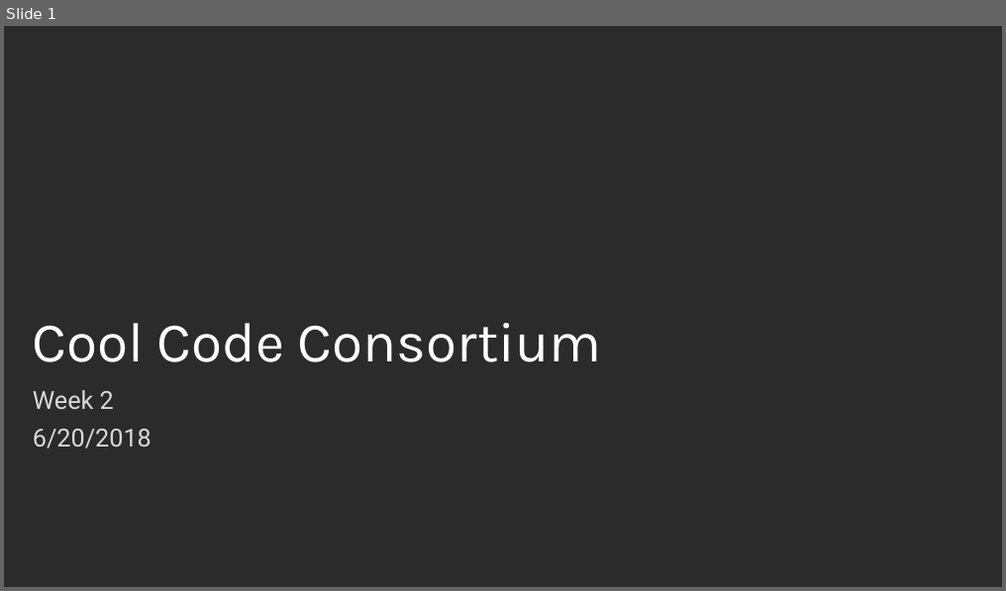
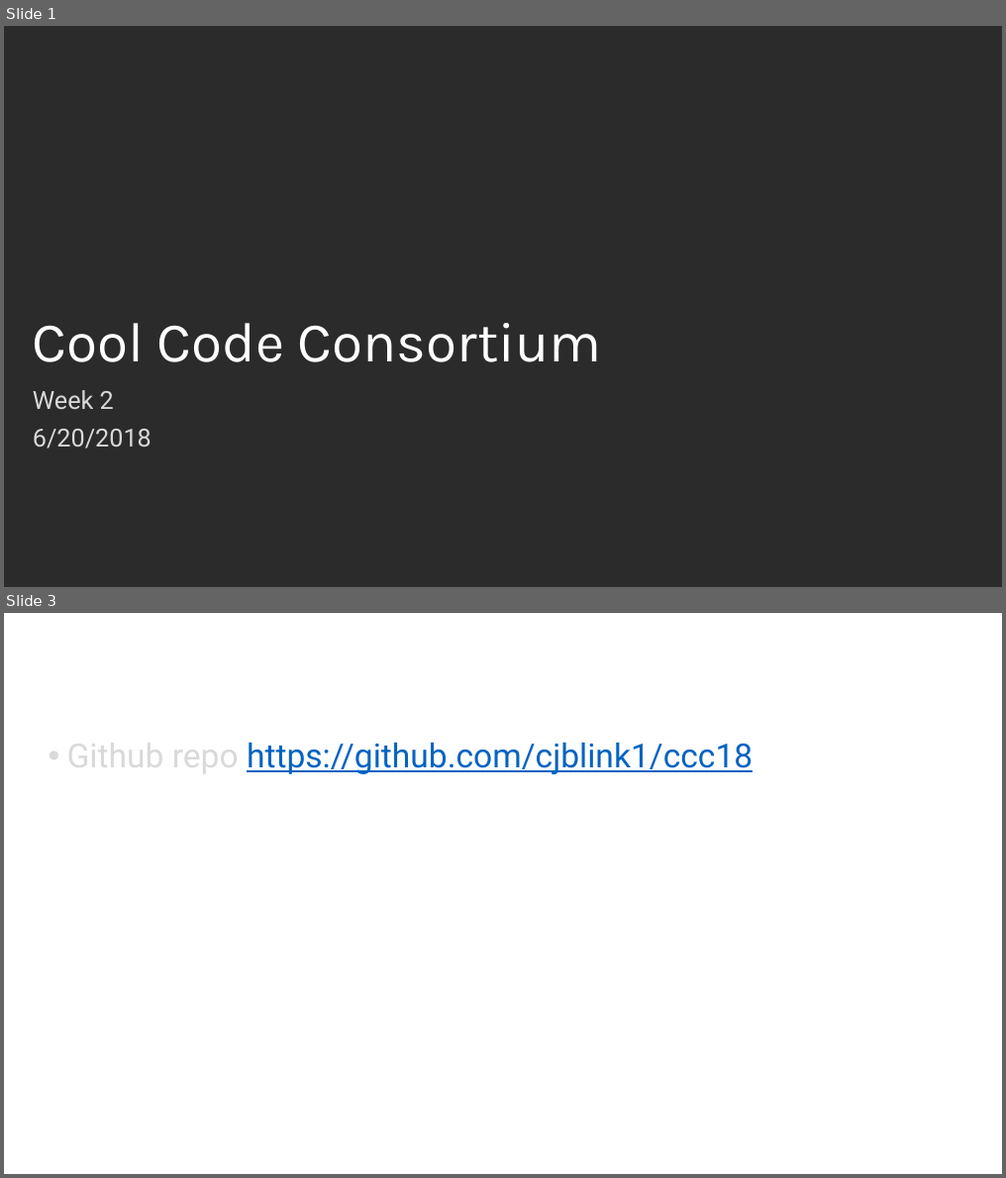
Before and after one commit to cjblink1/ccc18, a slide deck: week2/Week2.pptx. Shown one above the other, each under a label of ours: slide 1 before the commit, slides 1 and 3 after it; the slides between them are not shown. The pictures are 1006x591 and 1006x1178 pixels, drawn with LibreOffice and Linux fonts; fonts in the diff are those of the drawing; background and template pictures are left out; a plain dark background stands for a picture behind light text. Boxes give left, top, right and bottom in pixels: in the first picture for what was removed or moved away, otherwise in the second. Text is boxed around its words. In the diff, an @@ line names an element or a change of style, - is before the commit and + after.

```diff
--- a/week2/Week2.pptx
+++ b/week2/Week2.pptx
@@ slide 3 added at [4,613,1002,1174], background picture (left out) @@
@@ title added at [22,618,882,727], 33 pt, text #FFFFFF @@
+Announcements
@@ text added at [67,733,752,776], 24 pt, text #0563C1, underline @@
+• Github repo https://github.com/cjblink1/ccc18
```
Also in this commit, not shown: 1 slide changed, 1 other file.
